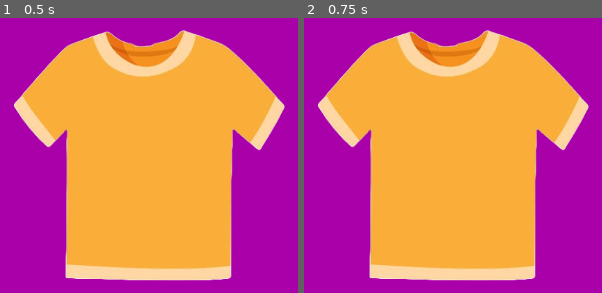
Above: before the commit, frames 1-2 (left to right).
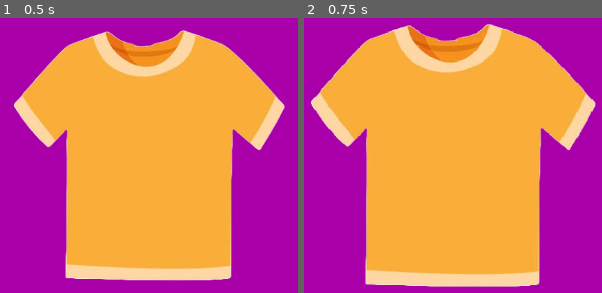
Above: after the commit, the same moments.

Repository: angelayein/ChocosCloset
Game: Godot game, scene res://World.tscn
Two runs of this game, one before a commit and one after it. Both use one fixed random seed, a clock stepped at 60 frames per second and the inputs below.
Inputs (mouse positions are in pixels of both pictures, inside the frame that each line leads up to):
- Up to frame 1 (0.5 s): no input
- Up to frame 2 (0.75 s): tap Enter at 0.5 s; move the mouse to (453, 163) at 0.52 s

Frame 1 is identical in both runs. In frame 2, 11% of the frame differs, in the area x 2-98%, y 2-98%.
Error before the commit: Parse Error: Member "offset" redefined (original in native class 'Sprite2D') (res://clothes.tscn::GDScript_wmlug:5)

Commit message:
Reorganize files

Diff:
--- a/clothes.tscn
+++ b/clothes.tscn
@@ -8,7 +8,7 @@
 var draggable = false
 var is_inside_dropable = false
 var body_ref
-var offset
+#var offset
 var initialPos: Vector2
 
 func _process(_delta):
Not shown, changed: .gitattributes
Not shown, changed: .gitignore
